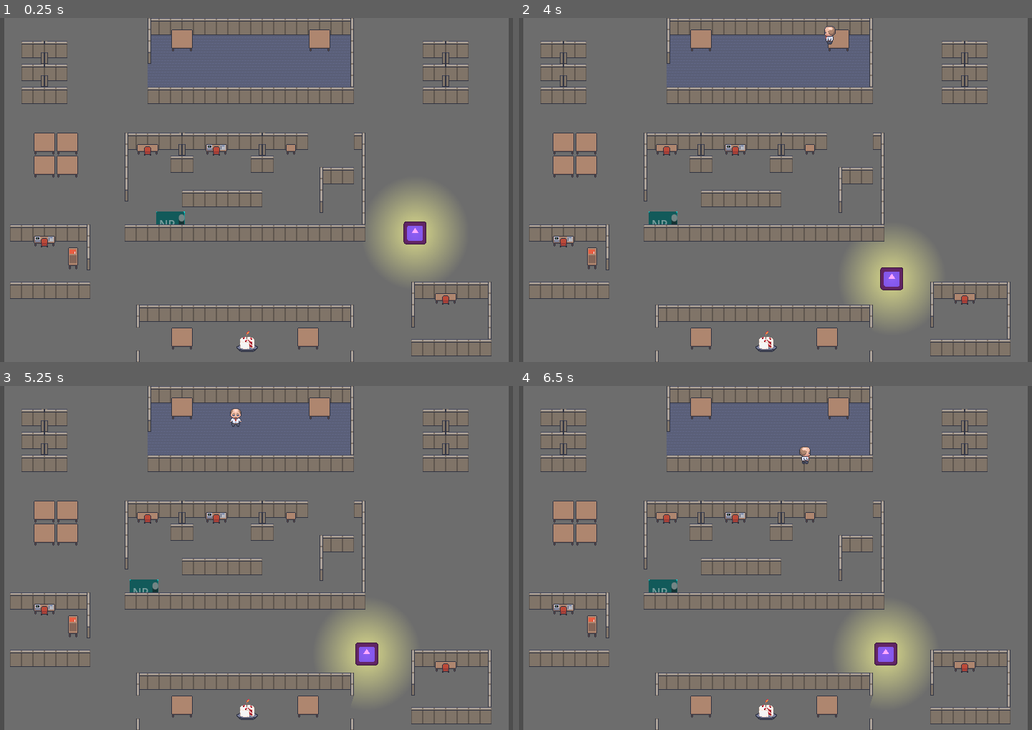
Above: before the commit, frames 1-4 (two rows, left to right).
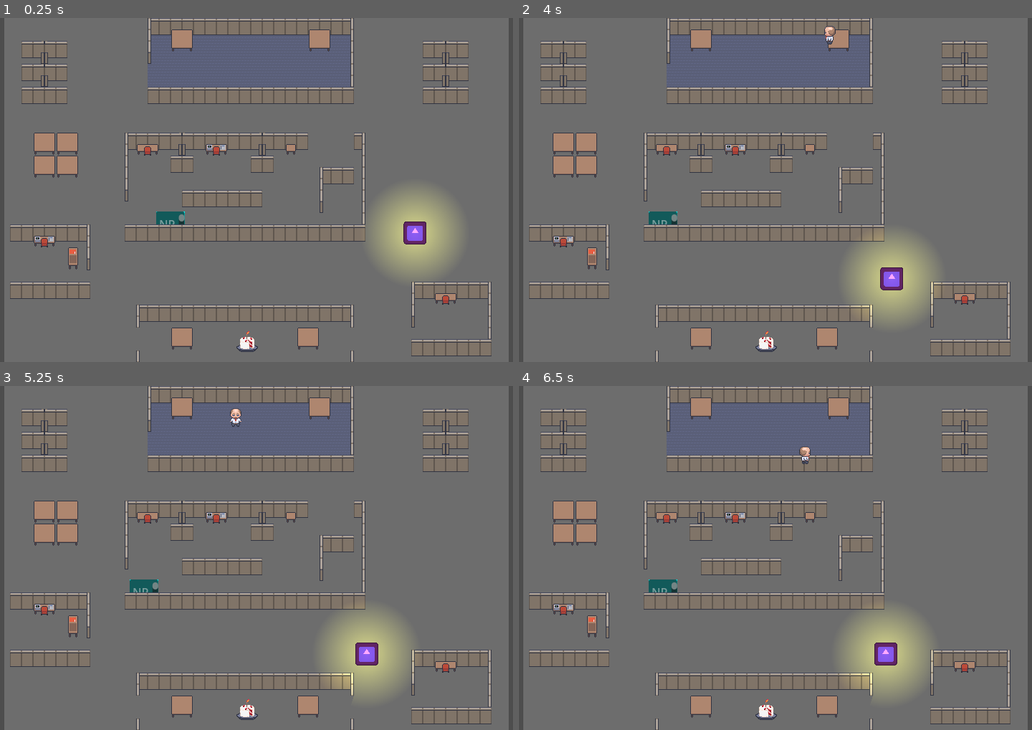
Above: after the commit, the same moments.

Repository: ChrisFlanTheMan/Busy-Work
Game: Godot game, scene res://BasicLevel.tscn
The game is run twice, just before and just after one commit, with the same random seed, the same clock (stepped at 60 frames per second) and the same inputs. The engine's default icon, where the game draws it, is replaced by a stand-in: a white triangle on a blue panel in a dark square.
Inputs:
- Up to frame 1 (0.25 s): no input
- Up to frame 2 (4 s): tap Enter at 0.5, 0.6, 1.35, 2.1, 2.85, 3.6 s; hold D 0.53-1.28 s; hold S 1.28-2.03 s; tap Space at 2 s; hold D 2.03-2.78 s; hold W 2.78-3.53 s; hold A from 3.53 s (still down)
- Up to frame 3 (5.25 s): tap Enter at 4.35, 5, 5.1 s; release A at 5.03 s; hold S from 5.03 s (still down)
- Up to frame 4 (6.5 s): release S at 5.78 s; hold D from 5.78 s (still down); tap Enter at 5.85 s

The runs differ from the first frame. In frame 2, 0.1% of the frame differs, in the area x 65-82%, y 63-89%; in frame 3, 0.2%, in the area x 63-81%, y 76-90%; in frame 4, 0.2%.

Commit message:
Use layers so tilemap is lit up as well

Diff:
--- a/enemy.tscn
+++ b/enemy.tscn
@@ -26,12 +26,22 @@
 [node name="CollisionShape2D" type="CollisionShape2D" parent="Area2D"]
 shape = SubResource("CircleShape2D_t3ec2")
 
-[node name="PointLight2D" type="PointLight2D" parent="Area2D"]
+[node name="PointLight2D-Layer1" type="PointLight2D" parent="Area2D"]
 y_sort_enabled = true
 position = Vector2(0, -1.0842e-19)
-scale = Vector2(0.296875, 0.3125)
+scale = Vector2(0.3, 0.3)
 color = Color(1, 1, 0.270588, 1)
 shadow_enabled = true
+texture = ExtResource("3_xgmvl")
+
+[node name="PointLight2D-Layer2" type="PointLight2D" parent="Area2D"]
+y_sort_enabled = true
+position = Vector2(0, -1.42301e-19)
+scale = Vector2(0.3, 0.3)
+color = Color(1, 1, 0.270588, 1)
+range_item_cull_mask = 2
+shadow_enabled = true
+shadow_item_cull_mask = 2
 texture = ExtResource("3_xgmvl")
 
 [node name="NavigationAgent2D" type="NavigationAgent2D" parent="."]
--- a/player.tscn
+++ b/player.tscn
@@ -59,7 +59,17 @@
 "values": [ExtResource("2_bwvvr")]
 }
 tracks/4/type = "value"
+tracks/4/imported = false
 tracks/4/enabled = true
+tracks/4/path = NodePath("")
+tracks/4/interp = 1
+tracks/4/loop_wrap = true
+tracks/4/keys = {
+"times": PackedFloat32Array(),
+"transitions": PackedFloat32Array(),
+"update": 0,
+"values": []
+}
 
 [sub_resource type="Animation" id="Animation_nbuf2"]
 resource_name = "idle_down"
Not shown: 1 places in main.tscn that only renumber resources
